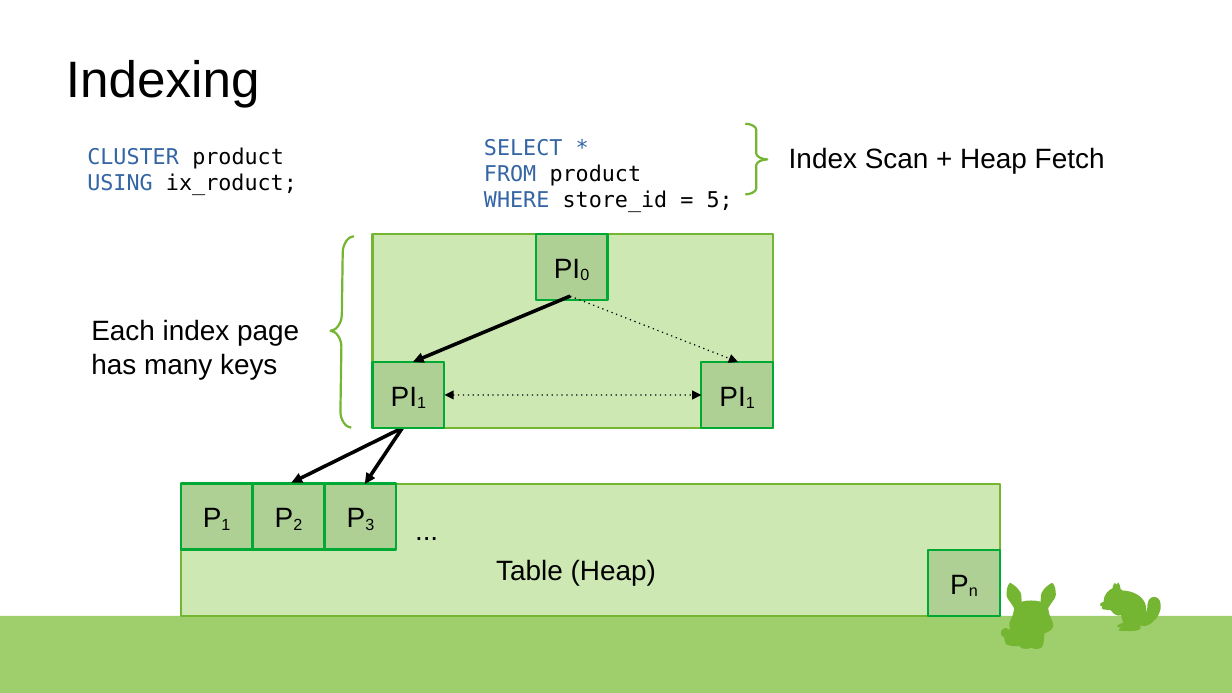
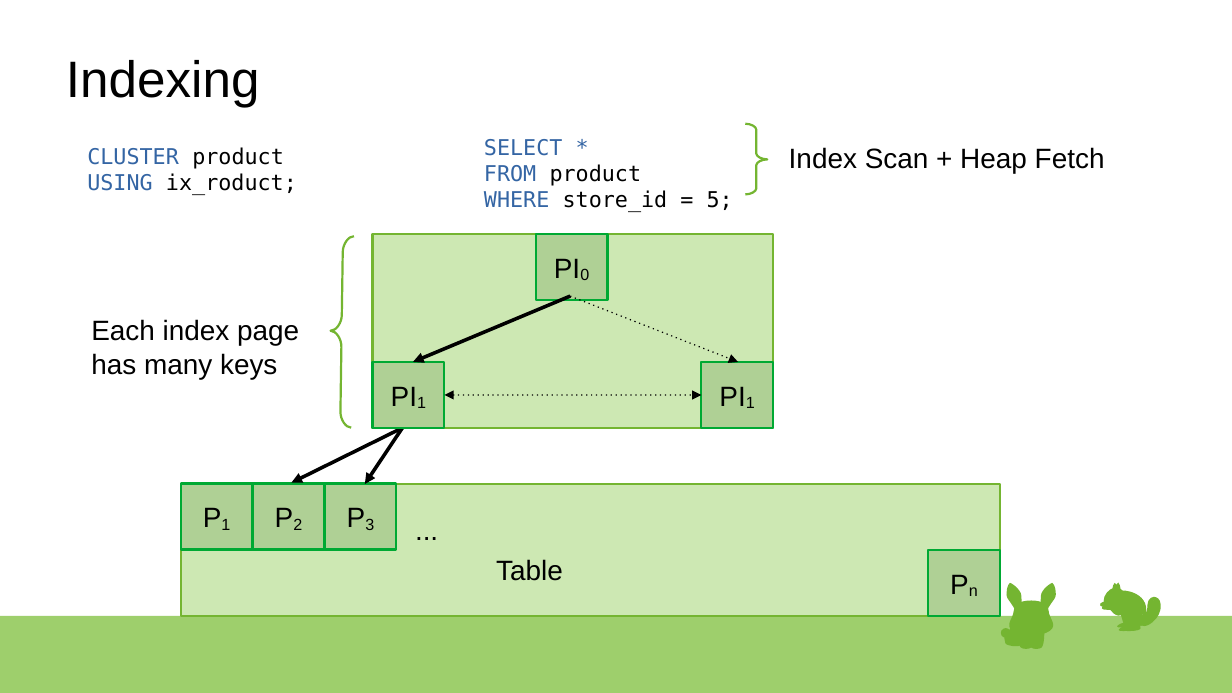
Before and after one commit to rsibanez89/postgres-indexing, a slide deck: slide 13 of Presentation.odp. Drawn at 1232x693 pixels with LibreOffice and Linux fonts; fonts in the diff are those of the drawing. Boxes give left, top, right and bottom in pixels: in the first picture for what was removed or moved away, otherwise in the second. Text is boxed around its words. In the diff, an @@ line names an element or a change of style, - is before the commit and + after.

```diff
--- a/Presentation.odp
+++ b/Presentation.odp
@@ text at box(496, 559, 563, 581): text changed @@
-Table (Heap)
+Table
```
Also in this commit, not shown: 3 other slides changed, 1 other file.
